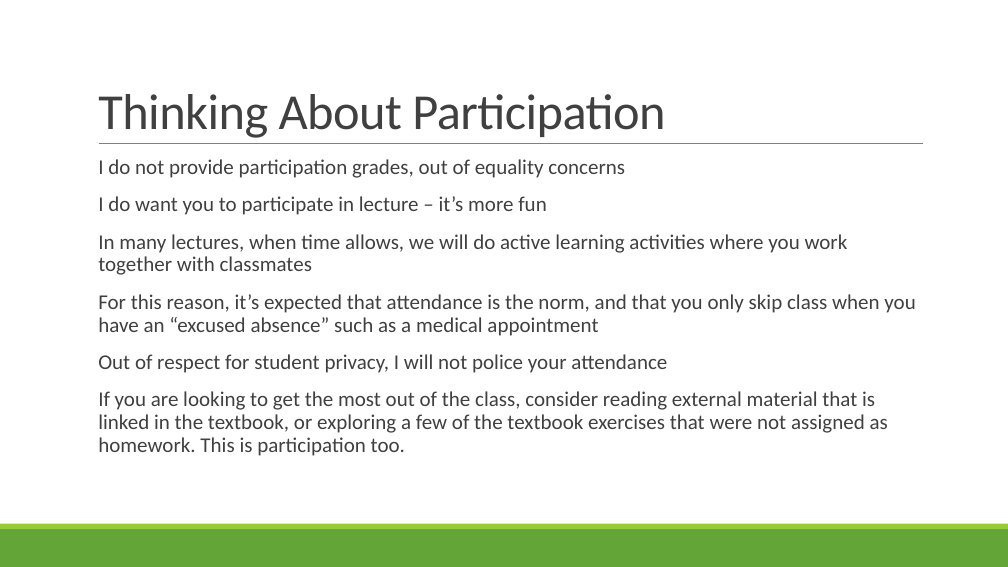
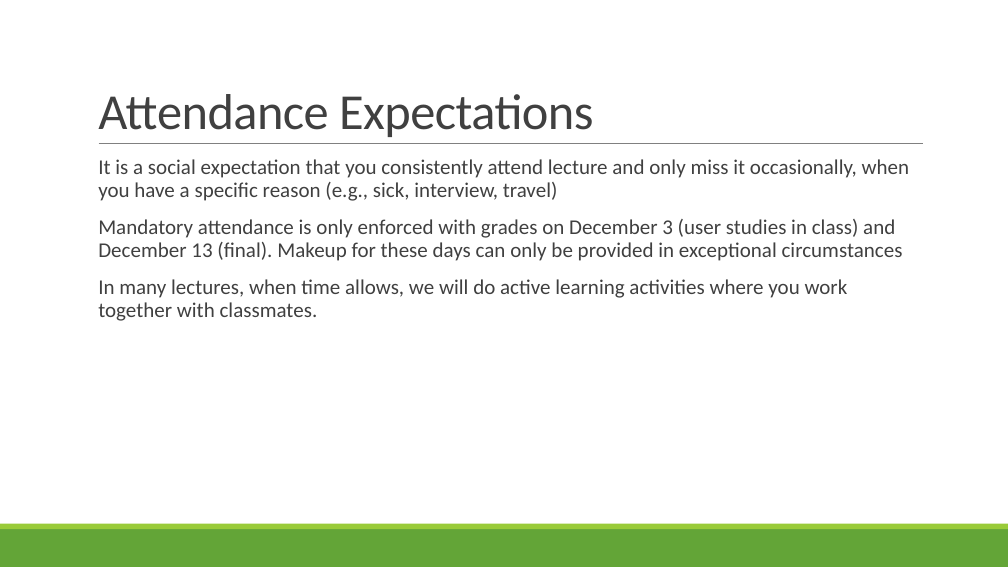
Before and after one commit to rbohrer/pl-course, a slide deck: slide 21 of LectureSlides/02Intro.pptx (slide 31 before the commit). Drawn at 1008x567 pixels with LibreOffice and Linux fonts; fonts in the diff are those of the drawing. Boxes give left, top, right and bottom in pixels: in the first picture for what was removed or moved away, otherwise in the second. Text is boxed around its words. In the diff, an @@ line names an element or a change of style, - is before the commit and + after.

Commit message:
work on slides a bit

```diff
--- a/LectureSlides/02Intro.pptx
+++ b/LectureSlides/02Intro.pptx
@@ title at (x1=98, y1=94, x2=593, y2=137): text changed @@
-Thinking About Participation
+Attendance Expectations
@@ text at (x1=98, y1=159, x2=910, y2=321): text changed @@
-  I do not provide participation grades, out of equality concerns
-  I do want you to participate in lecture – it’s more fun
-  In many lectures, when time allows, we will do active learning activities where you work together with classmates
-  For this reason, it’s expected that attendance is the norm, and that you only skip class when you have an “excused absence” such as a medical appointment
-  Out of respect for student privacy, I will not police your attendance
-  If you are looking to get the most out of the class, consider reading external material that is linked in the textbook, or exploring a few of the textbook exercises that were not assigned as homework. This is participation too.
+  It is a social expectation that you consistently attend lecture and only miss it occasionally, when you have a specific reason (e.g., sick, interview, travel)
+  Mandatory attendance is only enforced with grades on December 3 (user studies in class) and December 13 (final). Makeup for these days can only be provided in exceptional circumstances
+  In many lectures, when time allows, we will do active learning activities where you work together with classmates.
```
Also in this commit, not shown: 13 other slides changed, 5 slides added, 12 slides removed, 2 other files.
